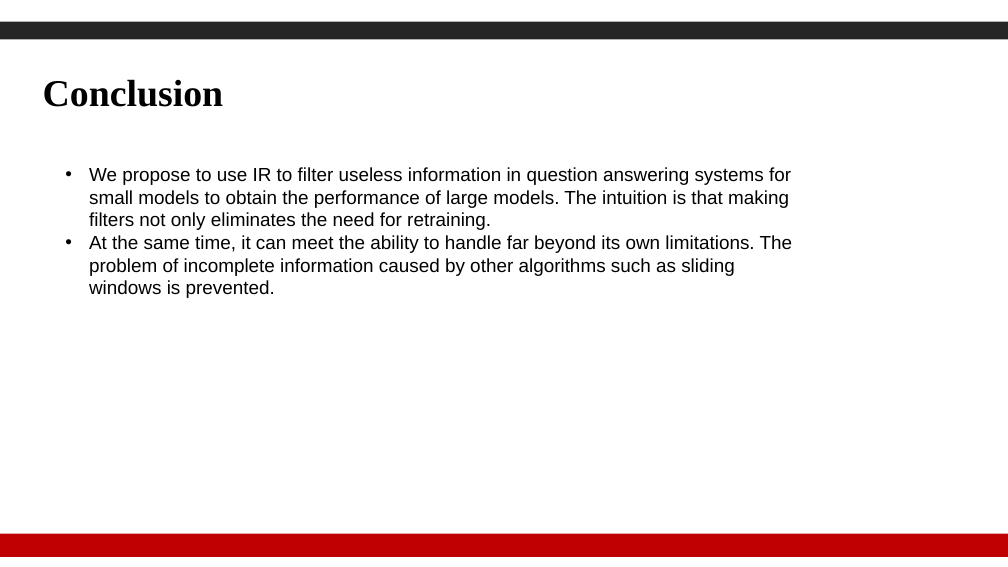
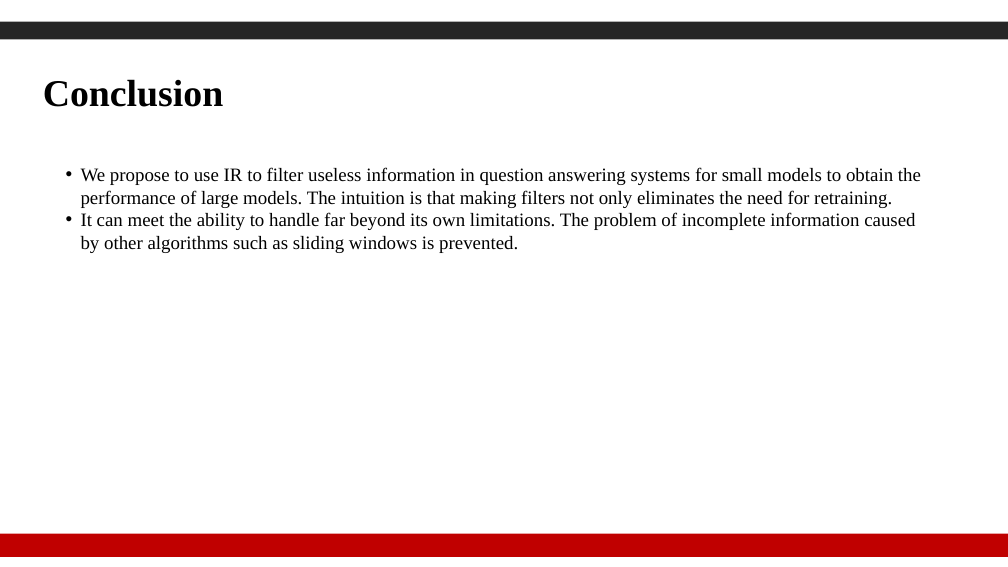
Before and after one commit to Gzk738/GZK_Code, a slide deck: slide 15 of seminar/seminar_2022.06.01.pptx (slide 12 before the commit). Drawn at 1008x567 pixels with LibreOffice and Linux fonts; fonts in the diff are those of the drawing; background and template pictures are left out. Boxes give left, top, right and bottom in pixels: in the first picture for what was removed or moved away, otherwise in the second. Text is boxed around its words. In the diff, an @@ line names an element or a change of style, - is before the commit and + after.

```diff
--- a/seminar/seminar_2022.06.01.pptx
+++ b/seminar/seminar_2022.06.01.pptx
@@ text at [81,167,921,208]: font Arial to Times New Roman in "We propose to use IR to filter ..."; indent changed @@
@@ text at [81,212,915,253]: text changed; font Arial to Times New Roman @@
-• At the same time, it can meet the ability to handle far beyond its own limitations. The problem of incomplete information caused by other algorithms such as sliding windows is prevented.
+• It can meet the ability to handle far beyond its own limitations. The problem of incomplete information caused by other algorithms such as sliding windows is prevented.
```
Also in this commit, not shown: 11 other slides changed, 4 slides added, 1 slide removed.
